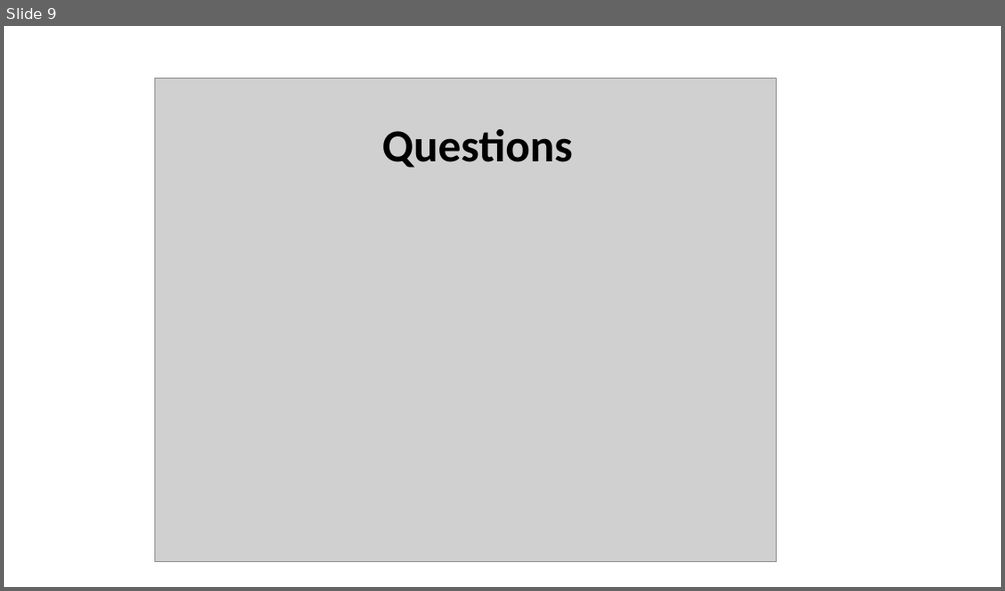
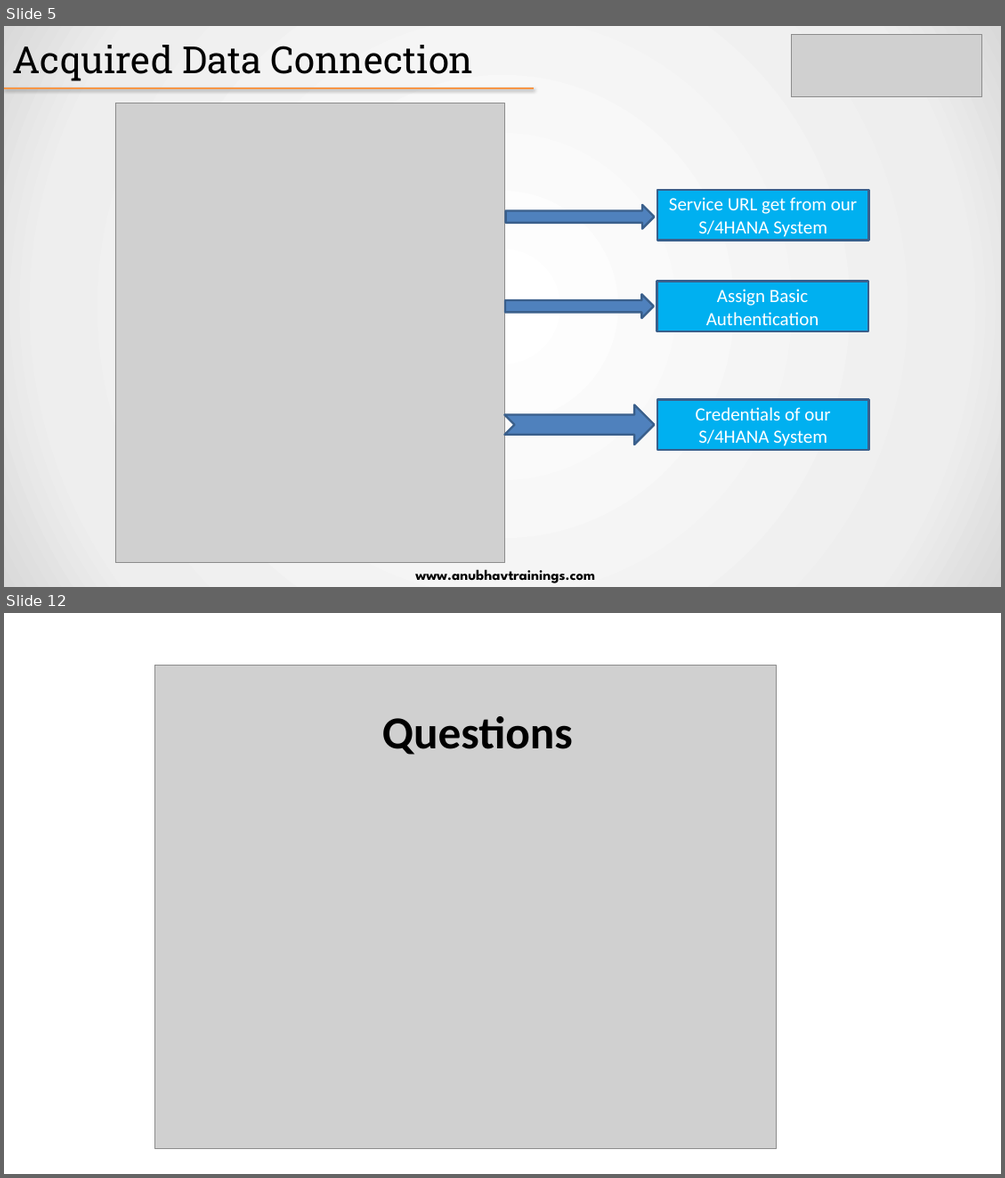
Before and after one commit to soyuztechnologies/SAC_SaamaTechnologies, a slide deck: day 12/SAC_Training Day 12.pptx. Shown one above the other, each under a label of ours: slide 9 before the commit, slides 5 and 12 after it; the slides between them are not shown. The pictures are 1005x591 and 1005x1178 pixels, drawn with LibreOffice and Linux fonts; fonts in the diff are those of the drawing; grey boxes stand for pictures. Boxes give left, top, right and bottom in pixels: in the first picture for what was removed or moved away, otherwise in the second. Text is boxed around its words. In the diff, an @@ line names an element or a change of style, - is before the commit and + after.

```diff
--- a/day 12/SAC_Training Day 12.pptx
+++ b/day 12/SAC_Training Day 12.pptx
@@ slide 5 added at (4,26,1001,587), background gradient #FFFFFF to #EEEEEE to #D9D9D9 @@
@@ title added at (12,45,474,81), 36 pt, text #000000 @@
+Acquired Data Connection
@@ picture added at (792,35,982,97) @@
@@ line added from (4, 89) to (534, 89), #F79646 2 pt @@
@@ picture added at (115,103,505,563) @@
@@ right arrow added at (506,205,655,229), fill #4F81BD, outline #3A5F8C 2 pt @@
@@ rectangle added at (657,190,869,240), fill #00B0F0, outline #3A5F8C 2 pt, 18 pt, text #FFFFFF @@
+Service URL get from our S/4HANA System
@@ rectangle added at (657,281,868,331), fill #00B0F0, outline #3A5F8C 2 pt, 18 pt, text #FFFFFF @@
+Assign Basic Authentication
@@ right arrow added at (505,295,654,319), fill #4F81BD, outline #3A5F8C 2 pt @@
@@ rectangle added at (657,399,869,450), fill #00B0F0, outline #3A5F8C 2 pt, 18 pt, text #FFFFFF @@
+Credentials of our S/4HANA System
@@ notched right arrow added at (505,405,655,445), fill #4F81BD, outline #3A5F8C 2 pt @@
@@ text added at (415,569,595,583), 14 pt, text #000000, bold @@
+www.anubhavtrainings.com
@@ what was slide 9 is now slide 12 @@
```
Also in this commit, not shown: 6 slides changed, 3 other slides added, 1 slide removed, 6 other files.
